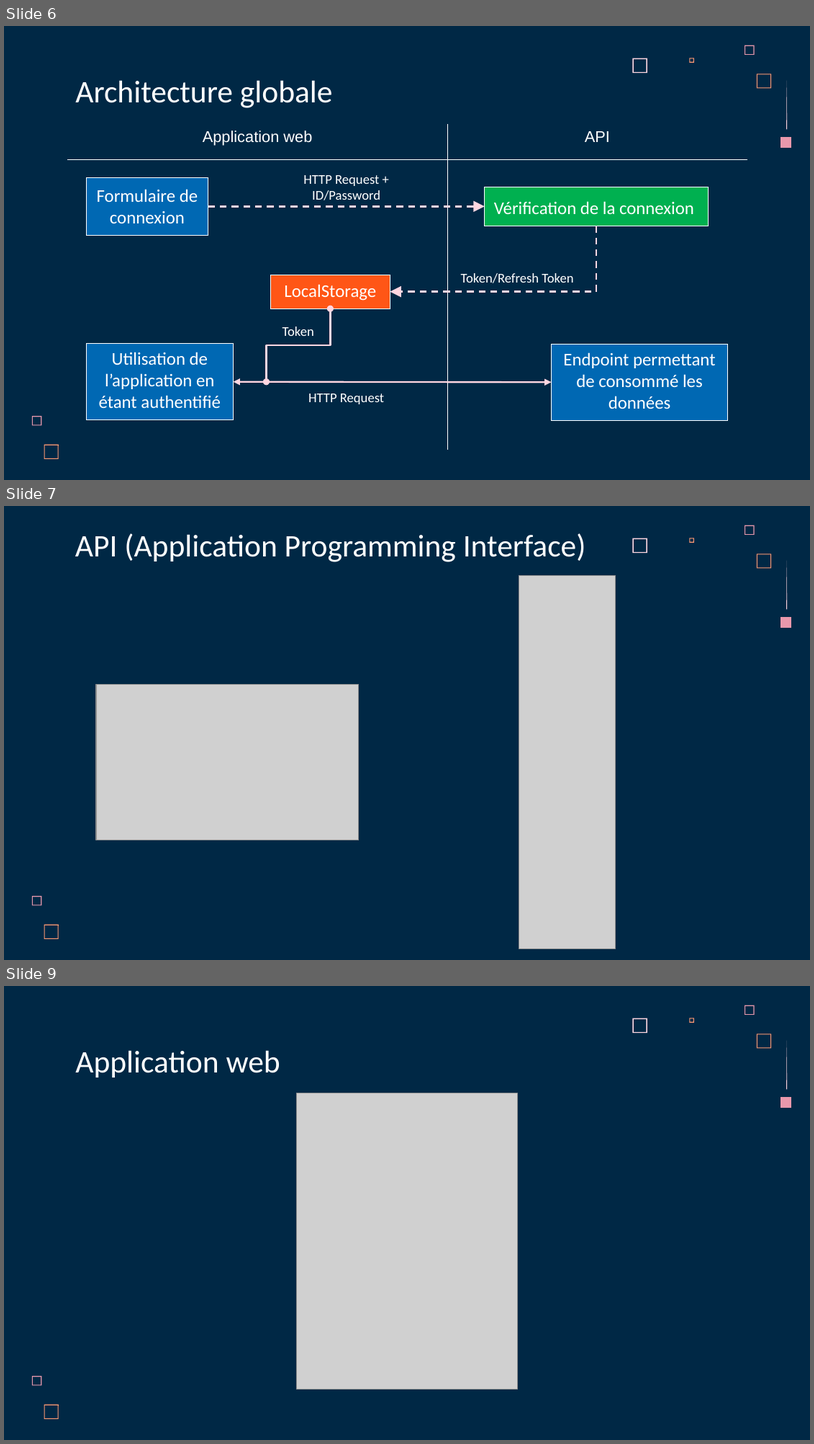
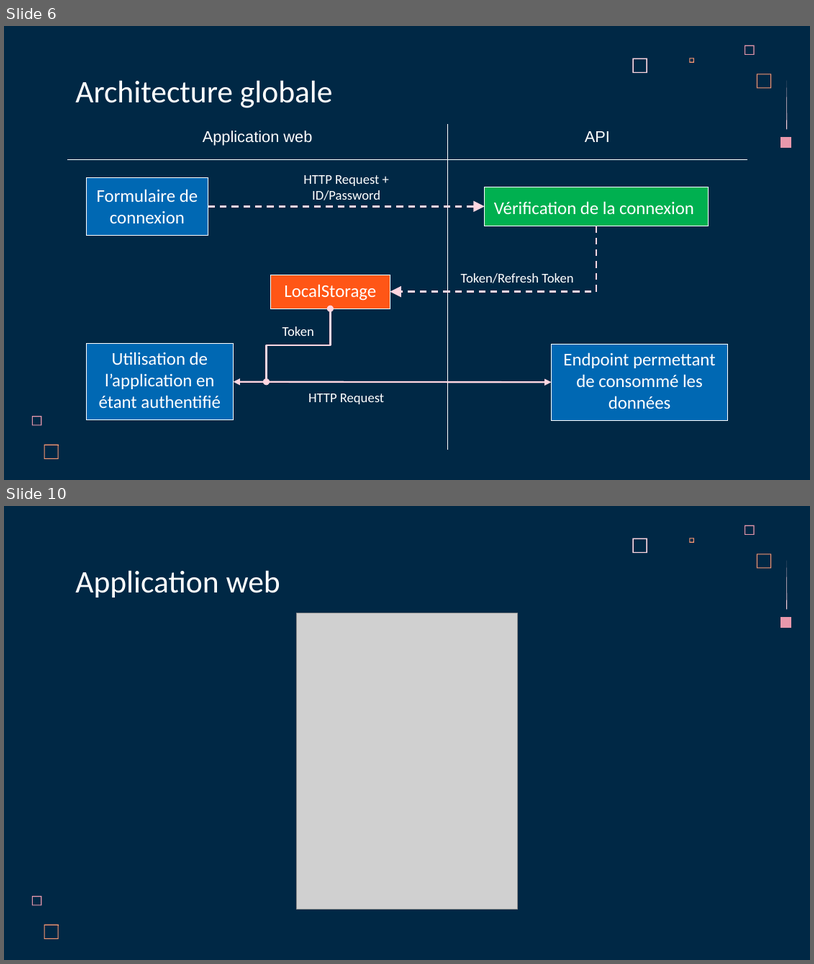
Before and after one commit to LoicSERRE/Projet-annuel-BUT3, a slide deck: Revue de projet/Diapo revue de projet.pptx. Shown one above the other, each under a label of ours: slides 6, 7 and 9 before the commit, slides 6 and 10 after it; the slides between them are not shown. The pictures are 814x1444 and 814x964 pixels, drawn with LibreOffice and Linux fonts; fonts in the diff are those of the drawing; grey boxes stand for pictures. Boxes give left, top, right and bottom in pixels: in the first picture for what was removed or moved away, otherwise in the second. Text is boxed around its words. In the diff, an @@ line names an element or a change of style, - is before the commit and + after.

```diff
--- a/Revue de projet/Diapo revue de projet.pptx
+++ b/Revue de projet/Diapo revue de projet.pptx
@@ slide 7 removed at <box>4,506,810,960</box>, background #002845; not listed: 8 template elements that a slide beside it also shows @@
@@ title removed at <box>75,533,586,562</box> @@
-API (Application Programming Interface)
@@ picture removed at <box>520,575,616,948</box> @@
@@ picture removed at <box>96,685,359,840</box> @@
@@ what was slide 9 is now slide 10 @@
```
Also in this commit, not shown: 1 slide changed, 2 slides added.
